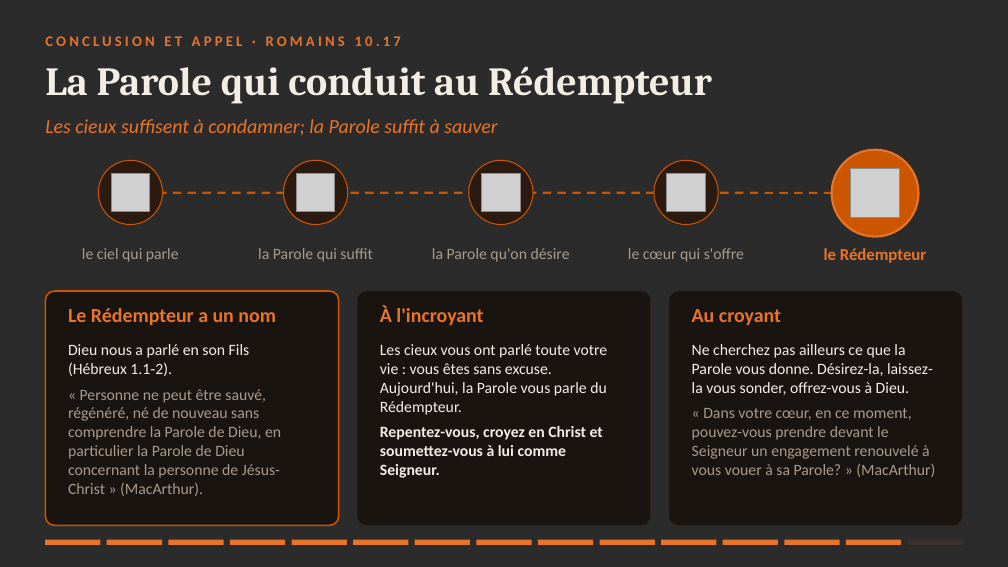
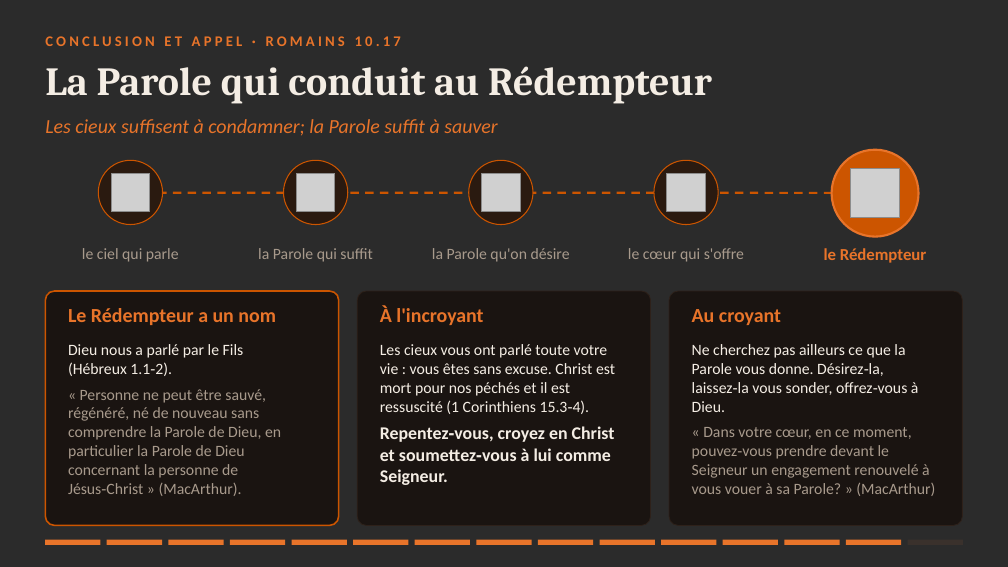
Before and after one commit to agbruneau/Prospection, a slide deck: slide 14 of Presentation-Psaume-19.pptx. Drawn at 1008x567 pixels with LibreOffice and Linux fonts; fonts in the diff are those of the drawing; grey boxes stand for pictures; background and template pictures are left out; a plain dark background stands for a picture behind light text. Boxes give left, top, right and bottom in pixels: in the first picture for what was removed or moved away, otherwise in the second. Text is boxed around its words. In the diff, an @@ line names an element or a change of style, - is before the commit and + after.

```diff
--- a/Presentation-Psaume-19.pptx
+++ b/Presentation-Psaume-19.pptx
@@ text at <box>68,344,281,496</box>: text changed @@
-Dieu nous a parlé en son Fils (Hébreux 1.1‑2).
-« Personne ne peut être sauvé, régénéré, né de nouveau sans comprendre la Parole de Dieu, en particulier la Parole de Dieu concernant la personne de Jésus-Christ » (MacArthur).
+Dieu nous a parlé par le Fils (Hébreux 1.1‑2).
+« Personne ne peut être sauvé, régénéré, né de nouveau sans comprendre la Parole de Dieu, en particulier la Parole de Dieu concernant la personne de Jésus‑Christ » (MacArthur).
@@ text at <box>380,344,615,485</box>: text changed @@
-Les cieux vous ont parlé toute votre vie : vous êtes sans excuse. Aujourd'hui, la Parole vous parle du Rédempteur.
-Repentez-vous, croyez en Christ et soumettez-vous à lui comme Seigneur.
+Les cieux vous ont parlé toute votre vie : vous êtes sans excuse. Christ est mort pour nos péchés et il est ressuscité (1 Corinthiens 15.3‑4).
+Repentez‑vous, croyez en Christ et soumettez‑vous à lui comme Seigneur.
@@ text at <box>692,344,935,496</box>: text changed @@
-Ne cherchez pas ailleurs ce que la Parole vous donne. Désirez-la, laissez-la vous sonder, offrez-vous à Dieu.
-« Dans votre cœur, en ce moment, pouvez-vous prendre devant le Seigneur un engagement renouvelé à vous vouer à sa Parole? » (MacArthur)
+Ne cherchez pas ailleurs ce que la Parole vous donne. Désirez‑la, laissez‑la vous sonder, offrez‑vous à Dieu.
+« Dans votre cœur, en ce moment, pouvez‑vous prendre devant le Seigneur un engagement renouvelé à vous vouer à sa Parole? » (MacArthur)
```
Also in this commit, not shown: 14 other slides changed, 8 other files.
